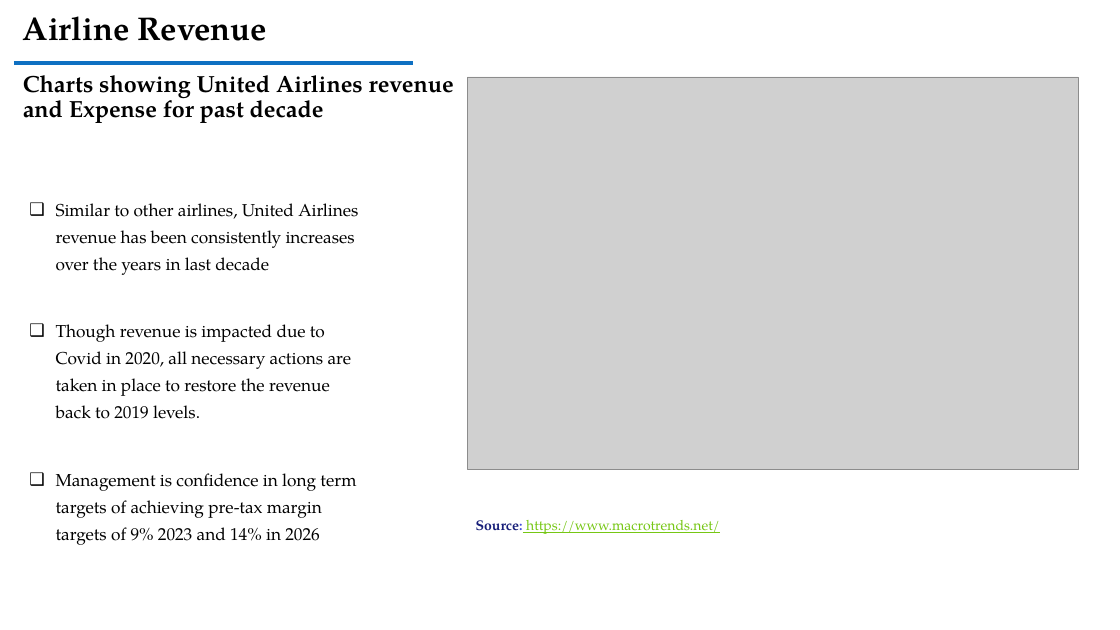
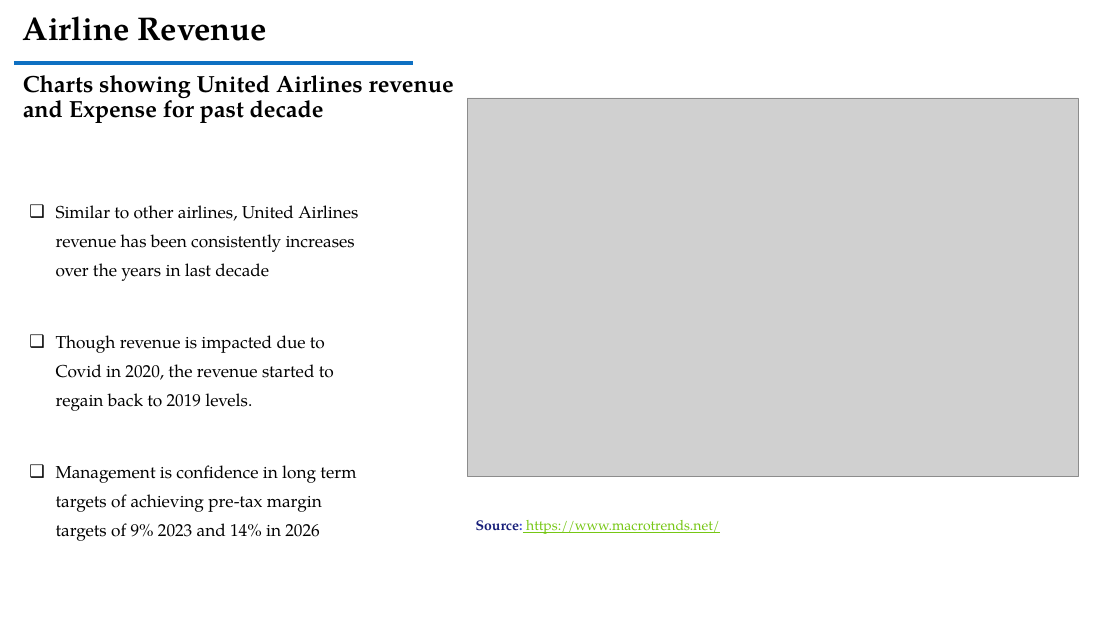
Before and after one commit to adisivam/dsc640, a slide deck: slide 9 of Term Project/Week 3&4/DSC640_KesavAdithya_Venkidusamy_Week3&4_Term_Project_Milestone2.pptx. Drawn at 1120x630 pixels with LibreOffice and Linux fonts; fonts in the diff are those of the drawing; grey boxes stand for pictures; background and template pictures are left out. Boxes give left, top, right and bottom in pixels: in the first picture for what was removed or moved away, otherwise in the second. Text is boxed around its words. In the diff, an @@ line names an element or a change of style, - is before the commit and + after.

```diff
--- a/Term Project/Week 3&4/DSC640_KesavAdithya_Venkidusamy_Week3&4_Term_Project_Milestone2.pptx
+++ b/Term Project/Week 3&4/DSC640_KesavAdithya_Venkidusamy_Week3&4_Term_Project_Milestone2.pptx
@@ picture: place and size @@
-picture at bbox=[467, 77, 1078, 470]
+picture at bbox=[467, 98, 1078, 476]
@@ text at bbox=[56, 205, 358, 541]: line spacing 1.3 to 1.4 @@
@@ text at bbox=[56, 335, 334, 411]: text changed @@
-❑ Though revenue is impacted due to Covid in 2020, all necessary actions are taken in place to restore the revenue back to 2019 levels.
+❑ Though revenue is impacted due to Covid in 2020, the revenue started to regain back to 2019 levels.
```
Also in this commit, not shown: 5 other slides changed, 1 other file.
